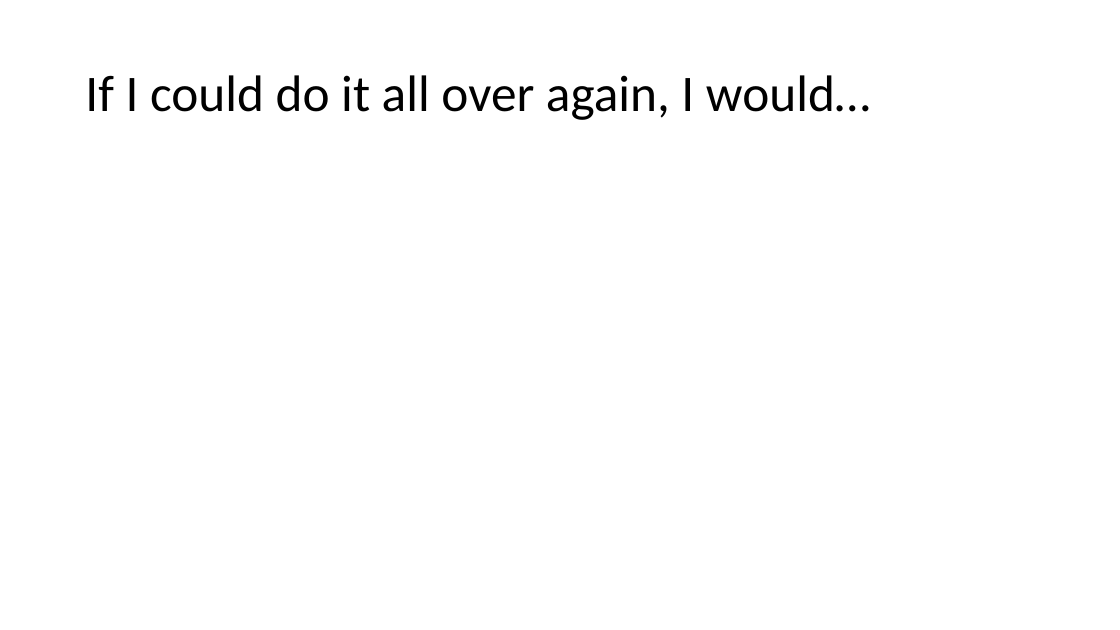
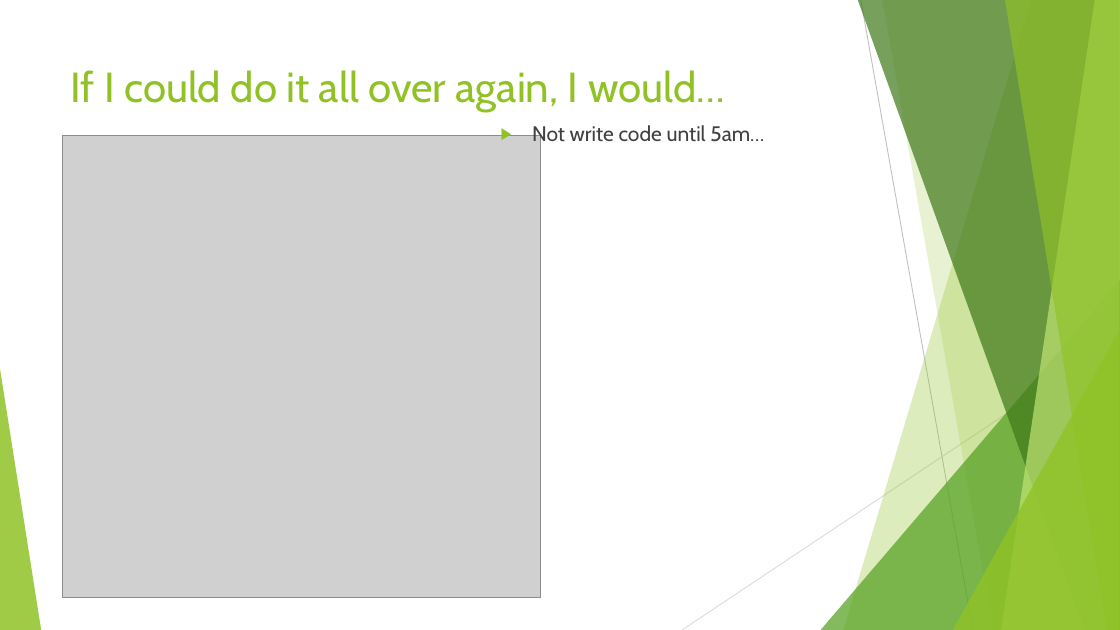
Before and after one commit to AutumnO/Recipe_Book, a slide deck: slide 4 of presentation slide deck.pptx. Drawn at 1120x630 pixels with LibreOffice and Linux fonts; fonts in the diff are those of the drawing; grey boxes stand for pictures. Boxes give left, top, right and bottom in pixels: in the first picture for what was removed or moved away, otherwise in the second. Text is boxed around its words. In the diff, an @@ line names an element or a change of style, - is before the commit and + after.

Commit message:
ppt and design diary added

```diff
--- a/presentation slide deck.pptx
+++ b/presentation slide deck.pptx
@@ title "If I could do it ..." moved from (x1=85, y1=75, x2=870, y2=120) to (x1=71, y1=70, x2=725, y2=112) @@
@@ title "If I could do it ..." at (x1=71, y1=70, x2=725, y2=112): size 44 to 36 pt, font Calibri to Cabin, text colour #000000 to #90C226; line spacing 0.9 to 1; vertical alignment middle to top @@
@@ picture added at (x1=62, y1=135, x2=541, y2=597) @@
@@ text added at (x1=532, y1=125, x2=764, y2=148), 18 pt, text #404040 @@
+▶ Not write code until 5am…
@@ group added at (x1=0, y1=0, x2=1120, y2=630): 5 freeform shapes, 3 triangles, 2 lines @@
```
Also in this commit, not shown: 1 other slide changed, 4 slides added, 4 slides removed, 6 other files.
